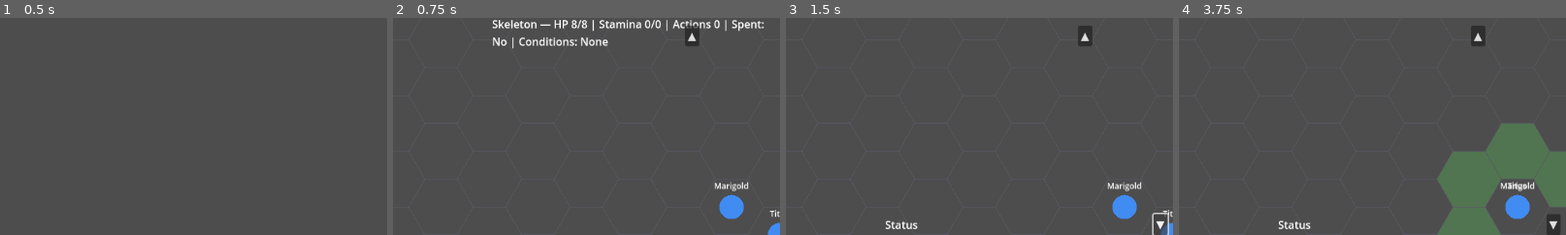
Above: before the commit, frames 1-4 (left to right).
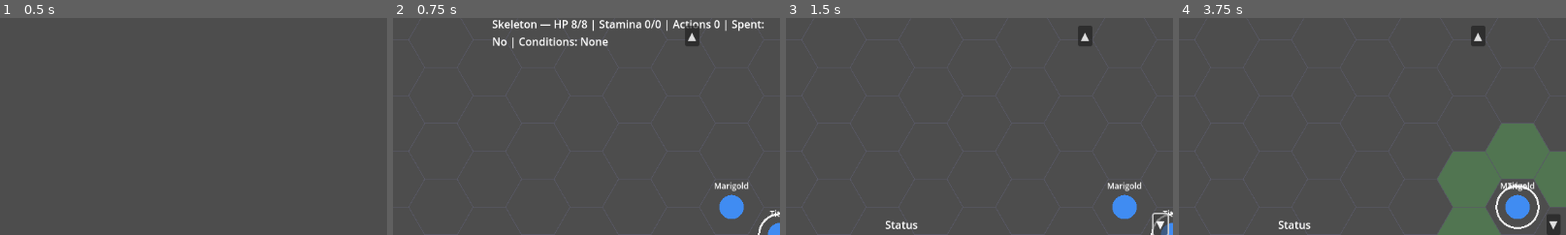
Above: after the commit, the same moments.

Repository: Pyroraptor/hykaen
Game: Godot game, scene res://scenes/TitleScreen.tscn
Two runs of this game, one before a commit and one after it. Both use one fixed random seed, a clock stepped at 60 frames per second and the inputs below.
Inputs (mouse positions are % of the whole screen's width and height, from its top left):
- Up to frame 1 (0.5 s): no input
- Up to frame 2 (0.75 s): click "New Game" at 0.5 s
- Up to frame 3 (1.5 s): click "▲" at 1.25 s
- Up to frame 4 (3.75 s): click "▼" at 2 s; tap Enter at 2.75 s; move the mouse to (45, 70) at 2.77 s; hold Up (ui_up) 2.78-3.5 s; hold Shift 2.78-3.5 s; click (45, 70) at 2.92 s; click "Step" at 3.5 s
The pictures show only the part of the screen within x 50-100%, y 50-100%; the shares and areas given below are measured in that part.

Frame 1 is identical in both runs. In frame 2, less than 0.1% of the frame differs, in the area x 94-100%, y 89-100%; in frame 3, less than 0.1%; in frame 4, 0.4%, in the area x 81-94%, y 76-98%.

Commit message:
feat(FEAT-004): Render selection ring around selected token
Adds a draw_arc ring-rendering pass to HexGridView._draw(), gated by the
new should_draw_selection_ring() guard: renders only when
_selected_combatant_id is non-empty AND still resolves to a live entry
in _tokens, so a despawned/killed selected combatant mid-encounter
(RISK-004) silently skips the ring rather than erroring. Ring uses
radius HEX_SIZE*0.65, width 3px, Color(1,1,1,0.9), centered on the
selected token's hex via the existing pure world-space axial_to_pixel().
Traces to FR-003/NFR-004, US-003.

Co-Authored-By: Claude Sonnet 5 <noreply@anthropic.com>

Diff:
--- a/presentation/hex_grid_view.gd
+++ b/presentation/hex_grid_view.gd
@@ -137,6 +137,16 @@
 ## remains that source; this view only reads/derives from it, ADR-001).
 const SELECTABLE_HEX_FILL_COLOR: Color = Color(0.35, 0.75, 0.35, 0.35)
 
+## FEAT-004 (US-003 / FR-003, NFR-004): visual parameters for the selection
+## ring drawn around the currently-selected combatant's token (see
+## _draw_selection_ring() below). Values pinned verbatim from the design
+## notes -- the single source of truth both _draw_selection_ring() and this
+## feature's tests read from, so rendering and test assertions can never
+## drift out of sync (mirrors PATH_OVERLAY_WIDTH's established convention).
+const SELECTION_RING_RADIUS: float = HEX_SIZE * 0.65
+const SELECTION_RING_WIDTH: float = 3.0
+const SELECTION_RING_COLOR: Color = Color(1.0, 1.0, 1.0, 0.9)
+
 ## combatant_id (String) -> CombatantTokenView, populated by load_combatants().
 var _tokens: Dictionary = {}
 
@@ -338,6 +348,7 @@
 			if is_hex_in_grid_bounds(coord):
 				_draw_hex_cell(coord)
 	_draw_path_overlay()
+	_draw_selection_ring()
 
 
 ## _draw_path_overlay() → void — FEAT-005 / US-005: draws a
@@ -967,6 +978,49 @@
 	return _selected_combatant_id
 
 
+## should_draw_selection_ring() → bool — FEAT-004 (US-003 / FR-003,
+## NFR-004, mitigates RISK-004): the guard condition _draw_selection_ring()
+## consults before issuing a single draw_arc() call. True only when there IS
+## a current selection (`_selected_combatant_id` non-empty) AND that id
+## still resolves to a live entry in `_tokens` -- RISK-004: a selected
+## combatant can despawn/die mid-encounter without this view ever being told
+## to clear its selection (set_selected_combatant() accepts, and
+## get_selected_combatant() keeps reporting, an id absent from `_tokens` per
+## its own documented "stored anyway" contract), so the ring pass must
+## independently re-check token presence at DRAW time rather than trusting
+## the stored id alone.
+##
+## Exposed as a public test/inspection hook (mirroring
+## is_hex_in_grid_bounds()'s established convention) specifically so this
+## guard is directly unit-testable without depending on a real _draw()
+## dispatch or a queue_redraw()-based behavioral proof -- there is no public
+## hook to intercept/count actual draw_arc() calls made from inside the
+## engine's real _draw() dispatch (see test_hex_grid_view_selection.gd's
+## file-level doc for why), so "ring-draw is skipped" is proven here via this
+## guard returning false, and "draw path reached" via this guard returning
+## true.
+func should_draw_selection_ring() -> bool:
+	return _selected_combatant_id != "" and _tokens.has(_selected_combatant_id)
+
+
+## _draw_selection_ring() → void — FEAT-004 (US-003 / FR-003, NFR-004,
+## mitigates RISK-004): draws a SELECTION_RING_WIDTH-px ring of
+## SELECTION_RING_COLOR and radius SELECTION_RING_RADIUS around the
+## currently-selected combatant's token, centered on that token's hex (via
+## axial_to_pixel(), the SAME PURE world-space transform every other drawing
+## path on this view uses -- ADR-003). Fully guarded by
+## should_draw_selection_ring() above: a no-op (issues zero draw_arc() calls)
+## whenever there is no current selection OR the selected id's token is no
+## longer present in `_tokens` (e.g. despawned/killed mid-encounter,
+## RISK-004) -- never an index/null error either way.
+func _draw_selection_ring() -> void:
+	if not should_draw_selection_ring():
+		return
+	var token = _tokens[_selected_combatant_id]
+	var center: Vector2 = axial_to_pixel(token.hex_coord)
+	draw_arc(center, SELECTION_RING_RADIUS, 0.0, TAU, 64, SELECTION_RING_COLOR, SELECTION_RING_WIDTH)
+
+
 ## get_token(combatant_id) → CombatantTokenView or null — test/inspection helper.
 func get_token(combatant_id: String):
 	return _tokens.get(combatant_id, null)
